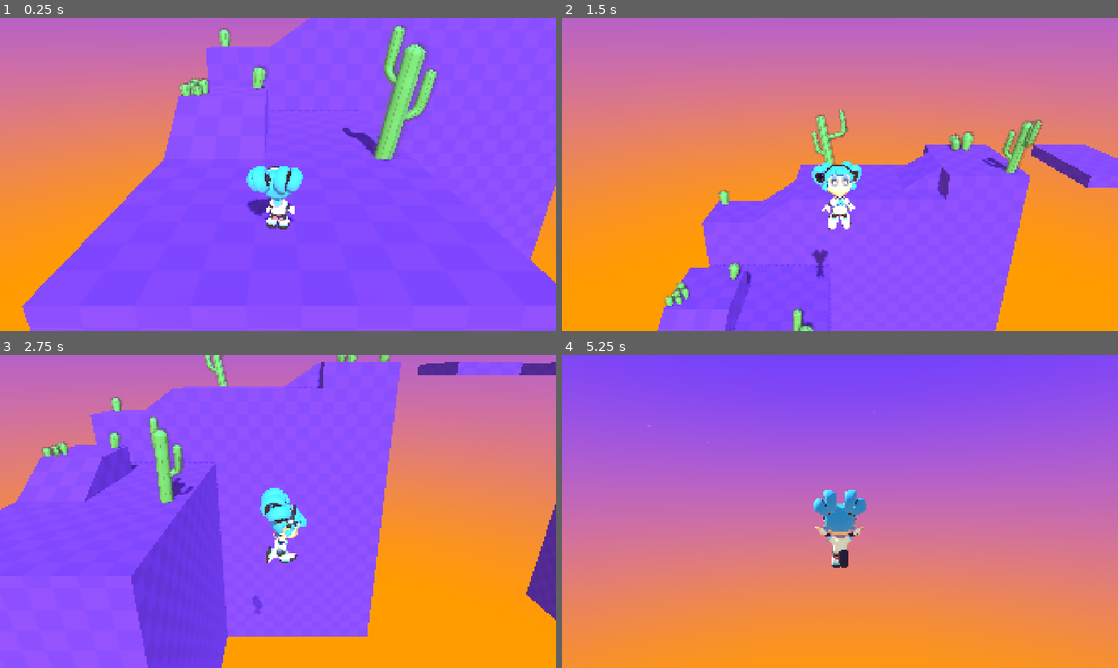
Above: before the commit, frames 1-4 (two rows, left to right).
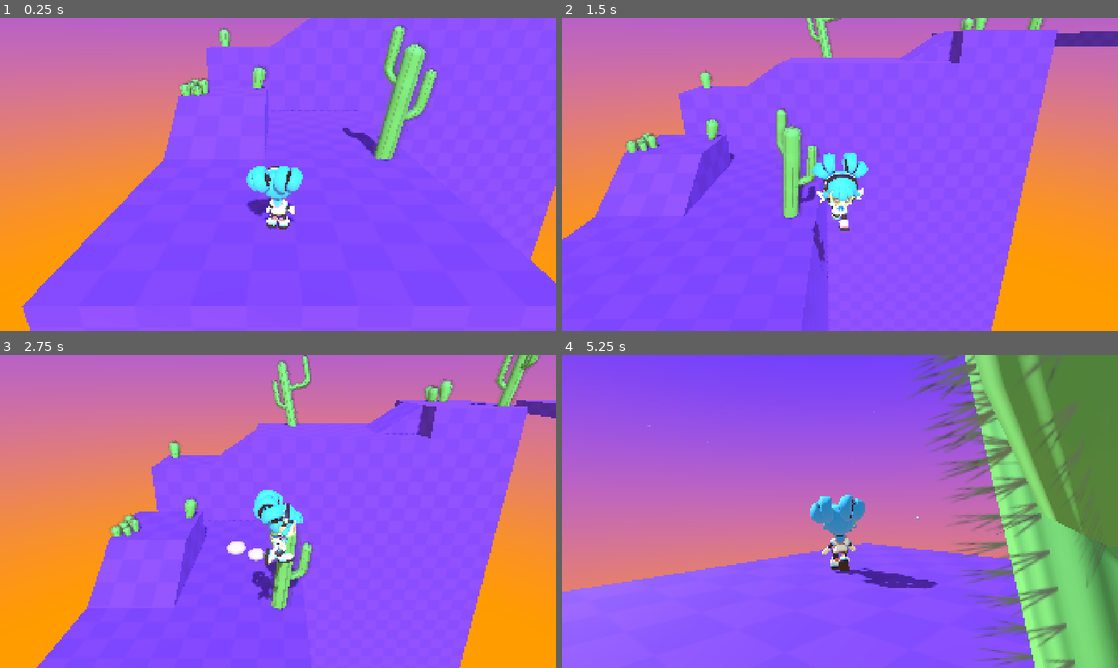
Above: after the commit, the same moments.

Repository: cat-in-the-dark/ludum_omsk_58
Game: Godot game, scene res://game.tscn
The game is run twice, just before and just after one commit, with the same random seed, the same clock (stepped at 60 frames per second) and the same inputs.
Inputs (mouse positions are in pixels of both pictures, inside the frame that each line leads up to):
- Up to frame 1 (0.25 s): no input
- Up to frame 2 (1.5 s): move the mouse to (962, 158) at 0.52 s; hold D (move_right) 0.53-1.28 s; hold Ctrl (glide) 0.53-1.28 s; tap Space (jump) at 0.77, 1.07 s; tap Shift (run) at 0.8, 1.35 s; move the mouse to (728, 190) at 1.27 s; hold S (move_down) from 1.28 s (still down)
- Up to frame 3 (2.75 s): tap Space (jump) at 1.52, 1.55, 1.82 s; move the mouse to (333, 442) at 2.02 s; release S (move_down) at 2.03 s; hold D (move_right) from 2.03 s (still down); hold Space (jump) from 2.03 s (still down); tap Ctrl (glide) at 2.3 s
- Up to frame 4 (5.25 s): move the mouse to (812, 574) at 2.77 s; release D (move_right) at 2.78 s; release Space (jump) at 2.78 s; hold W (move_up) 2.78-3.53 s; tap Ctrl (glide) at 2.85, 4.55 s; tap Space (jump) at 3.02, 3.32, 3.77, 3.8, 4.07, 4.52, 4.82 s; tap Shift (run) at 3.05, 4.35 s; move the mouse to (1006, 558) at 3.52 s; press the mouse at (1006, 558) at 3.53 s; hold A (move_left) 3.53-4.28 s; move the mouse to (795, 508) at 4.27 s; release the mouse at (795, 508) at 4.28 s; hold W (move_up) from 4.28 s (still down); move the mouse to (845, 511) at 5.02 s; hold Ctrl (glide) from 5.03 s (still down)

The runs differ from the first frame. In frame 1, less than 0.1% of the frame differs, in the area x 6-77%, y 10-88%; in frame 2, 42%; in frame 3, 55%, in the area x 0-100%, y 0-100%; in frame 4, 53%.

Commit message:
feat: added glide and stomp; improve movement

Diff:
--- a/lesson_reference/player_3d_template.gd
+++ b/lesson_reference/player_3d_template.gd
@@ -5,9 +5,6 @@
 @export var move_speed := 8.0
 ## Ground movement acceleration in meters per second squared.
 @export var acceleration := 20.0
-## When the player is on the ground and presses the jump button, the vertical
-## velocity is set to this value.
-@export var jump_impulse := 12.0 * 2
 ## Player model rotation speed in arbitrary units. Controls how fast the
 ## character skin orients to the movement or camera direction.
 @export var rotation_speed := 12.0
@@ -15,22 +12,41 @@
 ## animation tree changes between the idle and running states.
 @export var stopping_speed := 1.0
 
-@export var sprint_acceleration := 20
-@export var sprint_move_speed := 12.0
-
+@export var sprint_acceleration := acceleration * 3
+@export var sprint_move_speed := move_speed * 2
 
 @export_group("Camera")
 @export_range(0.0, 1.0) var mouse_sensitivity := 0.25
 @export var tilt_upper_limit := PI / 3.0
 @export var tilt_lower_limit := -PI / 8.0
 
+# just as metric for jumps/run etc
+var character_height = 4.5
+
 ## Each frame, we find the height of the ground below the player and store it here.
 ## The camera uses this to keep a fixed height while the player jumps, for example.
 var ground_height := 0.0
 
-var _gravity := -30.0
+# would affect both jump and gravity, and maybe other things
+# for tuning jumps etc
+var gravity_base_multiplier = 2.0
+
+# when falling, gravity is more....3ravitier
+var descendingGravityFactor = 1.3
+
+# how gliding affects gravity (1 - not affecting, 0 - no gravity, lol)
+var glidingGravityModifier = 1 / descendingGravityFactor * 0.3
+
+var stompGravityModifier = 3
+
+var _gravity : int = -30.0 * gravity_base_multiplier
 var _was_on_floor_last_frame := true
+var is_stomping = false
 var _camera_input_direction := Vector2.ZERO
+
+## When the player is on the ground and presses the 'jump' button, the vertical
+## velocity is set to this value.
+@export var jump_impulse :int = (character_height * 3) * gravity_base_multiplier
 
 ## The last movement or aim direction input by the player. We use this to orient
 ## the character model.
@@ -44,7 +60,9 @@
 @onready var _landing_sound: AudioStreamPlayer3D = %LandingSound
 @onready var _jump_sound: AudioStreamPlayer3D = %JumpSound
 @onready var _dust_particles: GPUParticles3D = %DustParticles
+@onready var _glide_particles: GPUParticles3D = %GlideParticles
 
+@onready var _stomp_particles: GPUParticles3D = %StompParticles
 
 func _ready() -> void:
 	Events.kill_plane_touched.connect(func on_kill_plane_touched() -> void:
@@ -81,10 +99,15 @@
 	var current_move_speed = move_speed
 	var current_acceleration = acceleration
 
+	var appliedGravity = _gravity
+	if is_stomping:
+		appliedGravity *= stompGravityModifier
+
 	# relates to gliding or opposite
 	var current_gravity_modifier = 1
 	var running = false
 
+	_glide_particles.emitting = false
 
 	# Decide whether or not 'run' button is being pressed:
 	if Input.is_action_pressed("run"):
@@ -92,10 +115,7 @@
 		current_move_speed = sprint_move_speed
 		current_acceleration = sprint_acceleration
 	else:
-		_dust_particles.emitting = false
-
-	if Input.is_action_pressed("glide"):
-		current_gravity_modifier = 0.5
+		running = false
 
 	_camera_pivot.rotation.x += _camera_input_direction.y * delta
 	_camera_pivot.rotation.x = clamp(_camera_pivot.rotation.x, tilt_lower_limit, tilt_upper_limit)
@@ -120,6 +140,20 @@
 	var target_angle := Vector3.BACK.signed_angle_to(_last_input_direction, Vector3.UP)
 	_skin.global_rotation.y = lerp_angle(_skin.rotation.y, target_angle, rotation_speed * delta)
 
+	var is_just_jumping := Input.is_action_pressed("jump") and is_on_floor()
+
+	if velocity.y < 0:
+		appliedGravity = appliedGravity * descendingGravityFactor
+		if !is_stomping:
+			if !is_just_jumping && Input.is_action_just_pressed("crunch"):
+				is_stomping = true
+				appliedGravity *= stompGravityModifier
+			elif !is_just_jumping && Input.is_action_pressed("jump"):
+				_glide_particles.emitting = true
+				appliedGravity *= glidingGravityModifier
+	else:
+		appliedGravity = appliedGravity
+
 	# We separate out the y velocity to only interpolate the velocity in the
 	# ground plane, and not affect the gravity.
 	var y_velocity := velocity.y
@@ -127,17 +161,18 @@
 	velocity = velocity.move_toward(move_direction * current_move_speed, current_acceleration * delta)
 	if is_equal_approx(move_direction.length_squared(), 0.0) and velocity.length_squared() < stopping_speed:
 		velocity = Vector3.ZERO
-	velocity.y = y_velocity + _gravity * current_gravity_modifier * delta
+
+	velocity.y = y_velocity + appliedGravity * current_gravity_modifier * delta
+	var ground_speed := Vector2(velocity.x, velocity.z).length()
 
 	# Character animations and visual effects.
-	var ground_speed := Vector2(velocity.x, velocity.z).length()
-	var is_just_jumping := Input.is_action_just_pressed("jump") and is_on_floor()
 	if is_just_jumping:
 		velocity.y += jump_impulse
 		_skin.jump()
 		_jump_sound.play()
 	elif not is_on_floor() and velocity.y < 0:
 		_skin.fall()
+
 	elif is_on_floor():
 		if ground_speed > 0.0:
 			_skin.move()
@@ -148,6 +183,10 @@
 
 	if is_on_floor() and not _was_on_floor_last_frame:
 		_landing_sound.play()
+		if is_stomping:
+			_stomp_particles.restart()
+		is_stomping = false
+
 
 	_was_on_floor_last_frame = is_on_floor()
 	move_and_slide()
--- a/lesson_reference/player_3d_template.tscn
+++ b/lesson_reference/player_3d_template.tscn
@@ -38,7 +38,7 @@
 
 [sub_resource type="SphereMesh" id="SphereMesh_vpbss"]
 material = SubResource("StandardMaterial3D_kpdwg")
-radius = 0.15
+radius = 0.25
 height = 0.3
 radial_segments = 8
 rings = 8
@@ -72,6 +72,30 @@
 process_material = SubResource("ParticleProcessMaterial_tqdcj")
 draw_pass_1 = SubResource("SphereMesh_vpbss")
 
+[node name="GlideParticles" type="GPUParticles3D" parent="SophiaSkin"]
+unique_name_in_owner = true
+transform = Transform3D(1, 0, 0, 0, 1, 0, 0, 0, 1, 0, 0.136607, -0.190934)
+cast_shadow = 0
+gi_mode = 0
+amount = 10
+lifetime = 0.7
+explosiveness = 0.05
+process_material = SubResource("ParticleProcessMaterial_tqdcj")
+draw_pass_1 = SubResource("SphereMesh_vpbss")
+
+[node name="StompParticles" type="GPUParticles3D" parent="SophiaSkin"]
+unique_name_in_owner = true
+transform = Transform3D(1, 0, 0, 0, 1, 0, 0, 0, 1, 0, 0.136607, -0.190934)
+cast_shadow = 0
+gi_mode = 0
+emitting = false
+amount = 20
+lifetime = 1.5
+one_shot = true
+explosiveness = 0.15
+process_material = SubResource("ParticleProcessMaterial_tqdcj")
+draw_pass_1 = SubResource("SphereMesh_vpbss")
+
 [node name="LandingSound" type="AudioStreamPlayer3D" parent="."]
 unique_name_in_owner = true
 stream = ExtResource("3_kbqxf")
Not shown: 1 places in lesson_reference/player_3d_template.tscn that only renumber resources
